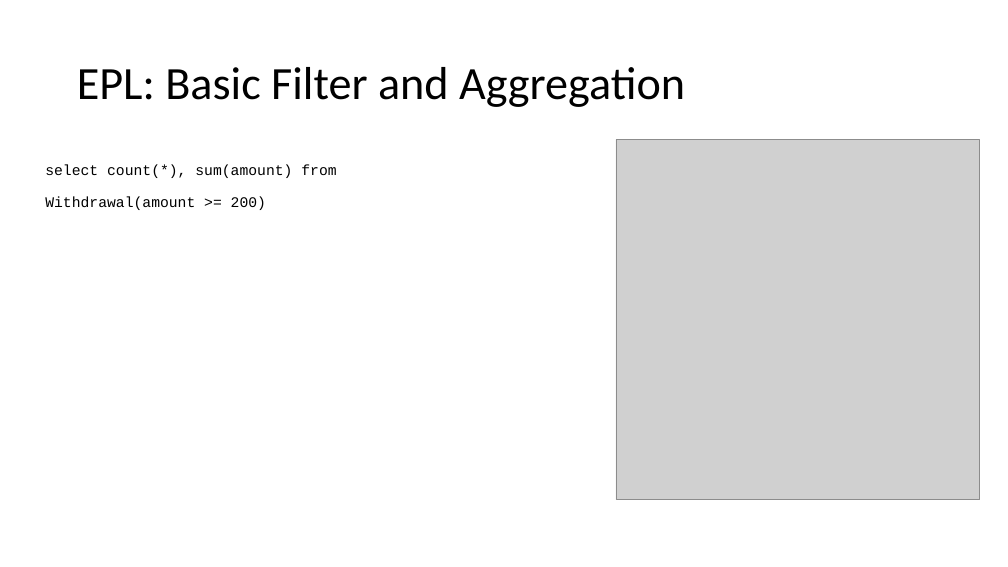
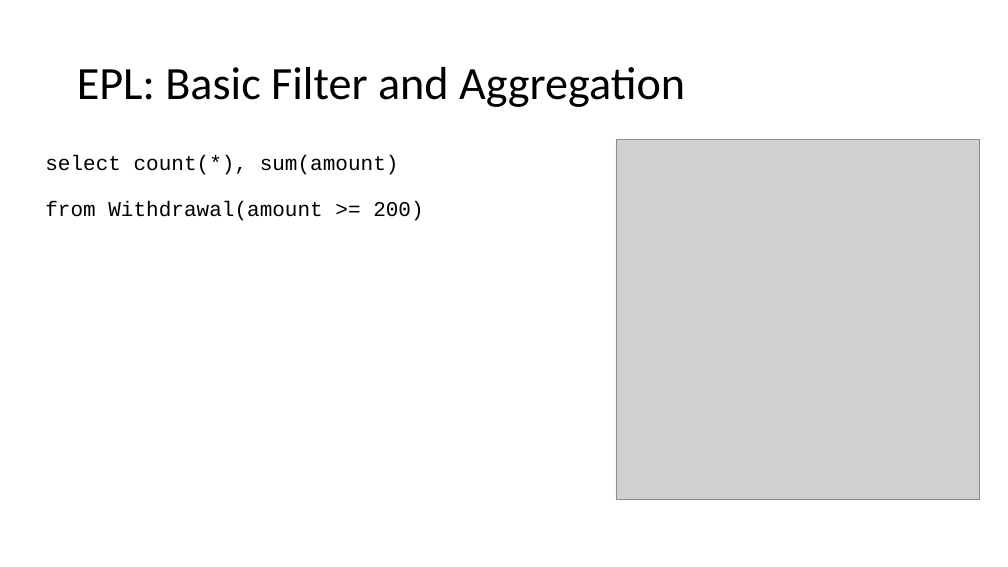
Before and after one commit to enercom25/sem3_24, a slide deck: slide 17 of CEPSem2024.pptx (slide 16 before the commit). Drawn at 1008x567 pixels with LibreOffice and Linux fonts; fonts in the diff are those of the drawing; grey boxes stand for pictures. Boxes give left, top, right and bottom in pixels: in the first picture for what was removed or moved away, otherwise in the second. Text is boxed around its words. In the diff, an @@ line names an element or a change of style, - is before the commit and + after.

```diff
--- a/CEPSem2024.pptx
+++ b/CEPSem2024.pptx
@@ text "select count(*), sum(amount) from Withdrawal(amount ..." moved from (x1=45, y1=164, x2=336, y2=210) to (x1=45, y1=155, x2=423, y2=221) @@
@@ text "select count(*), sum(amount) from Withdrawal(amount ..." at (x1=45, y1=155, x2=423, y2=221): size 14 to 20 pt @@
```
Also in this commit, not shown: 6 other slides changed, 4 slides added, 3 slides removed.
